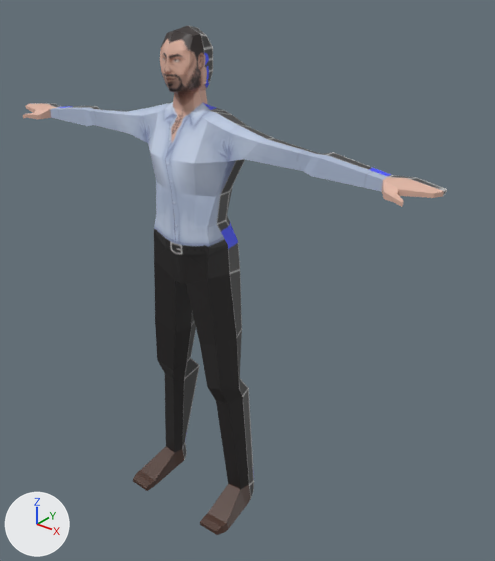
Renders of the FBX model Licencjat/meżczyzna.fbx from each side of a commit.
The view is the same before and after, from a camera (50 mm lens) standing at (3.87, -4.1, 5.09) and looking at (0.33, 0.33, 2.35). Arrows for +X, +Y and +Z are at lower left; the lights stay in place. The older version comes first. Where no turn or scale is listed for an object, it has been applied to the vertices.
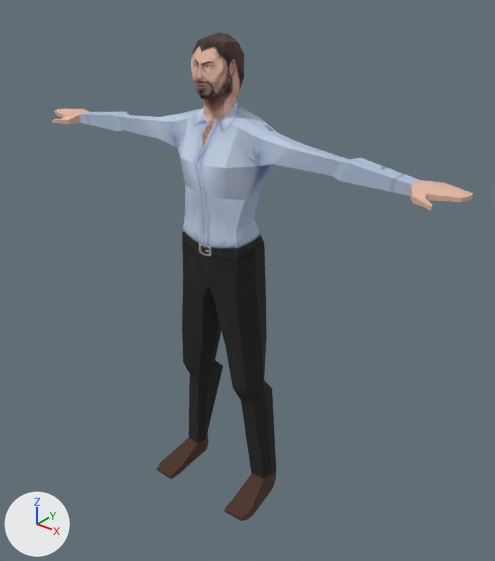
The change in detail:
Picture 'mezczyzna uv.png' (img_mezczyzna_uv_png) is new.
Material 'Material.001' (mat_material_001) is new.
Its texture is img_mezczyzna_uv_png (with its transparency).
Its roughness is 1.0.
me_cube is used by ob_cube; location (0.0, 0.0, 3.471).
me_cube had 335 vertices, 341 faces and spanned x -2.21..2.21, y -0.47..0.32, z -3.47..1.08.
me_cube now has 335 vertices, 341 faces and spans x -2.21..2.21, y -0.47..0.32, z -3.37..1.11.
me_cube part 1: 96 of 335 vertices moved; they spanned x -0.63..0.63, y -0.47..0.26, z -3.47..-0.91 and now span x -0.63..0.63, y -0.47..0.26, z -3.37..-1.07; mean shift (0.0, 0.0, 0.01); largest move (-0.39, 0.0, -0.91) -> (-0.39, 0.0, -1.07).
me_cube part 2: 51 of 335 vertices moved; they spanned x -0.27..0.27, y -0.26..0.26, z 0.34..1.08 and now span x -0.27..0.27, y -0.26..0.26, z 0.37..1.11; mean shift (0.0, 0.0, 0.02); largest move (0.0, 0.19, 0.46) -> (0.0, 0.19, 0.52).
me_cube part 3: 341 faces spanning x -2.21..2.21, y -0.47..0.32, z -3.37..1.11 switch from mat_material_007 (picture img_cube_png) to mat_material_001 (picture img_mezczyzna_uv_png).
Object 'Cube' (ob_cube) moves from (0.0, 0.0, 3.471) to (0.078, 0.279, 3.383).

Changed parts and their boxes (x1, y1, x2, y2) in the pictures (495 x 561 px; the box of a moved part takes in the faces that stretch with it):
'Cube', reshaped, moved
    before: (23, 25, 447, 535)
    after: (52, 32, 473, 521)
part 1 of me_cube, moved or reshaped
    before: (133, 232, 254, 535)
    after: (157, 233, 276, 521)
part 2 of me_cube, moved or reshaped
    before: (160, 25, 249, 127)
    after: (191, 32, 278, 133)
part 3 of me_cube, recoloured
    before: (23, 25, 447, 535)
    after: (52, 32, 473, 521)
